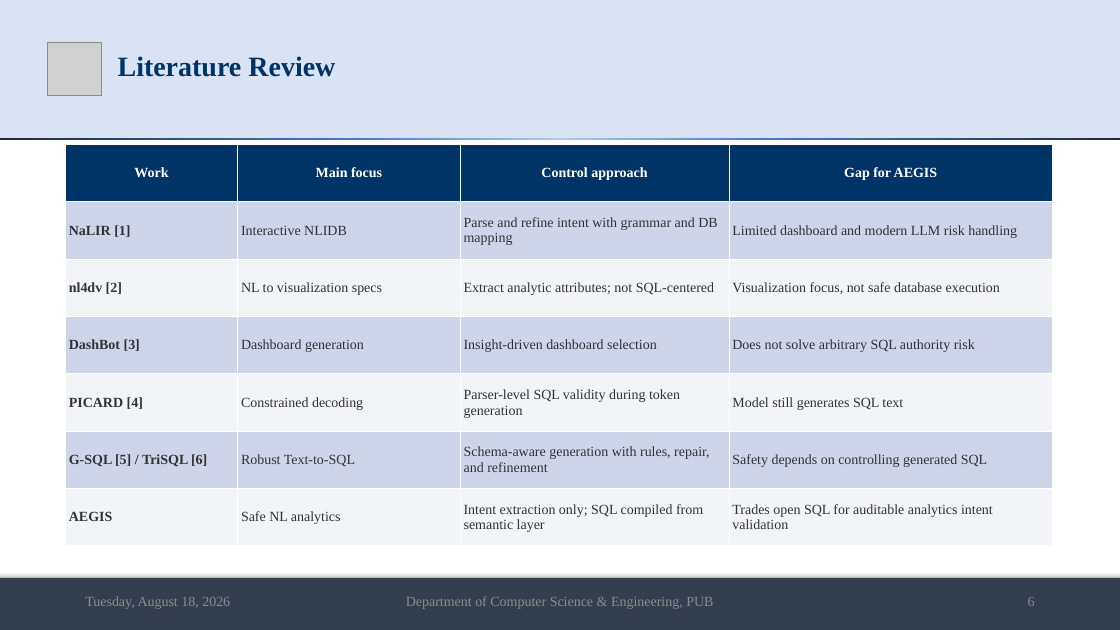
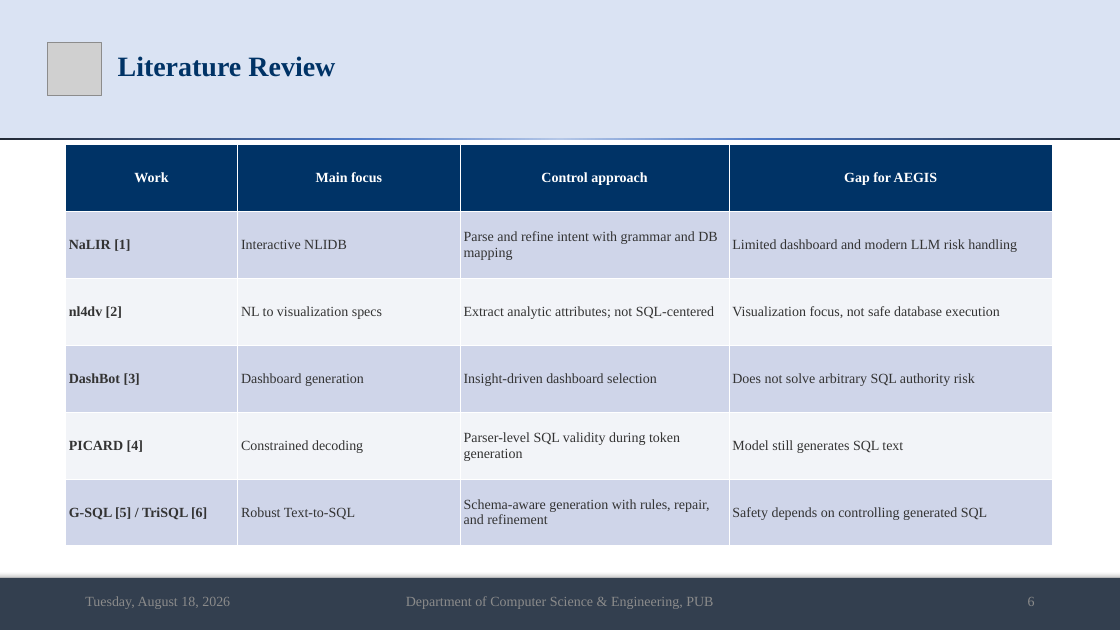
Before and after one commit to md-riaz/AEGIS-Research, a slide deck: slide 6 of docs/scripts/Md_Riaz_Final_Defense_0322310105101024.pptx. Drawn at 1120x630 pixels with LibreOffice and Linux fonts; fonts in the diff are those of the drawing; grey boxes stand for pictures. Boxes give left, top, right and bottom in pixels: in the first picture for what was removed or moved away, otherwise in the second. Text is boxed around its words. In the diff, an @@ line names an element or a change of style, - is before the commit and + after.

```diff
--- a/docs/scripts/Md_Riaz_Final_Defense_0322310105101024.pptx
+++ b/docs/scripts/Md_Riaz_Final_Defense_0322310105101024.pptx
@@ table at [66,145,1053,546] @@
-row 7: AEGIS | Safe NL analytics | Intent extraction only; SQL compiled from semantic layer | Trades open SQL for auditable analytics intent validation
```
Also in this commit, not shown: 3 other slides changed, 1 other file.
